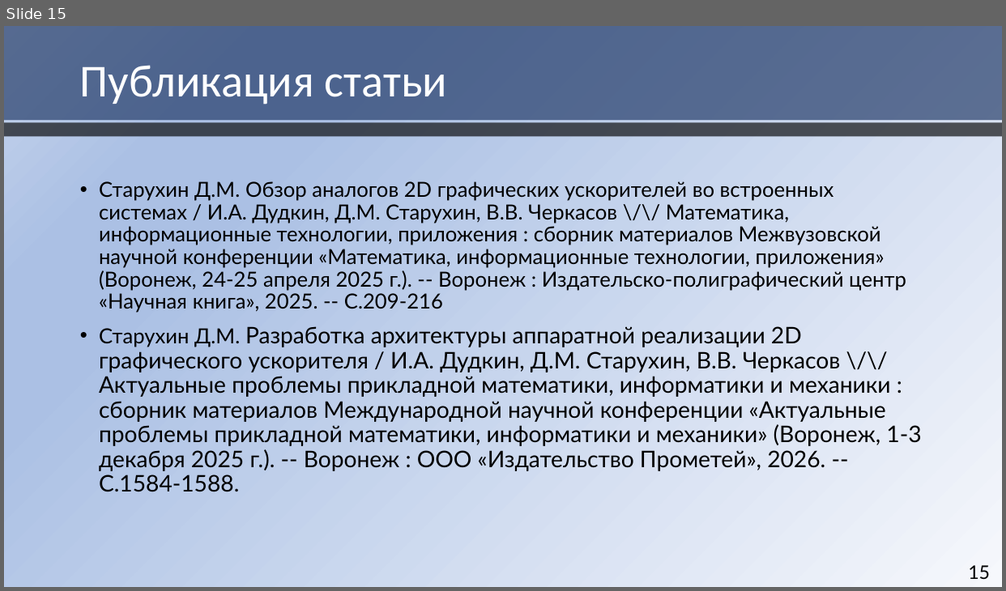
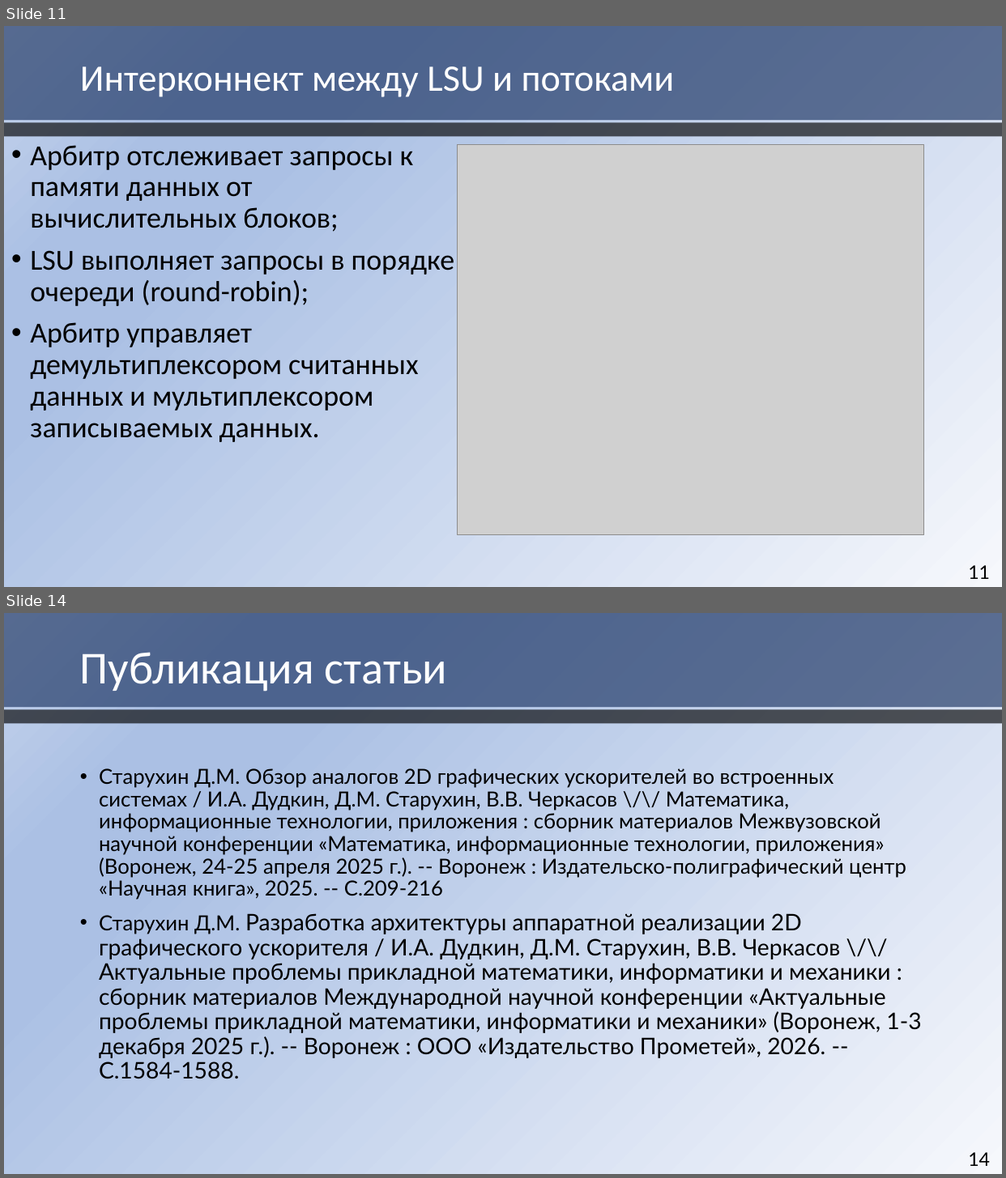
Before and after one commit to HaMeNopeDiot/hardware_gpu, a slide deck: docs/starukhin_dissertation/magister_pres.pptx. Shown one above the other, each under a label of ours: slide 15 before the commit, slides 11 and 14 after it; the slides between them are not shown. The pictures are 1006x591 and 1006x1178 pixels, drawn with LibreOffice and Linux fonts; fonts in the diff are those of the drawing; grey boxes stand for pictures. Boxes give left, top, right and bottom in pixels: in the first picture for what was removed or moved away, otherwise in the second. Text is boxed around its words. In the diff, an @@ line names an element or a change of style, - is before the commit and + after.

```diff
--- a/docs/starukhin_dissertation/magister_pres.pptx
+++ b/docs/starukhin_dissertation/magister_pres.pptx
@@ slide 11 added at bbox=[4, 26, 1002, 587], background gradient #F6F8FC to #ABC0E4 to #C7D5ED @@
@@ rectangle added at bbox=[4, 26, 1002, 120], fill #1A3260 at 65% opacity @@
@@ title added at bbox=[80, 66, 675, 97], 36 pt, text #FFFFFF @@
+Интерконнект между LSU и потоками
@@ rectangle added at bbox=[4, 122, 1002, 136], fill #000000 at 65% opacity @@
@@ text added at bbox=[30, 145, 455, 442], 28 pt, text #000000 @@
+• Арбитр отслеживает запросы к памяти данных от вычислительных блоков;
+• LSU выполняет запросы в порядке очереди (round-robin);
+• Арбитр управляет демультиплексором считанных данных и мультиплексором записываемых данных.
@@ picture added at bbox=[457, 145, 924, 535] @@
@@ page number added at bbox=[968, 565, 990, 579], 18 pt, text #000000 @@
+11
@@ what was slide 15 is now slide 14 @@
@@ page number at bbox=[968, 1152, 990, 1166]: text changed @@
-15
+14
```
Also in this commit, not shown: 10 slides changed, 2 other slides added, 4 slides removed.
